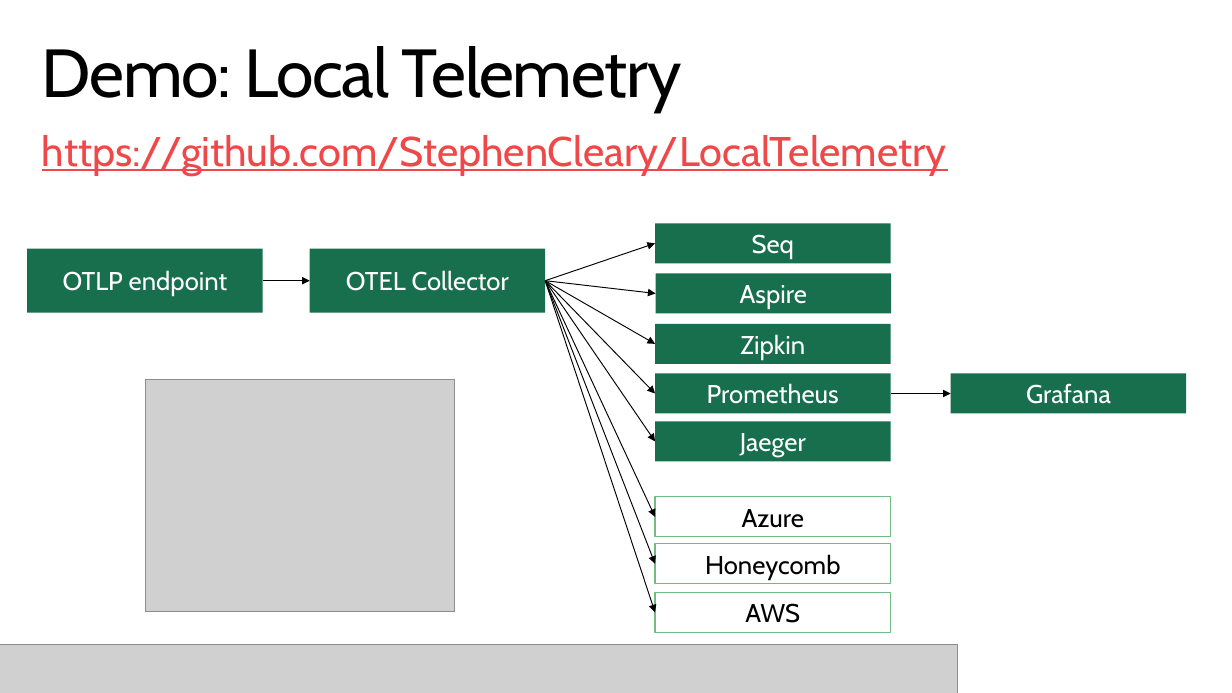
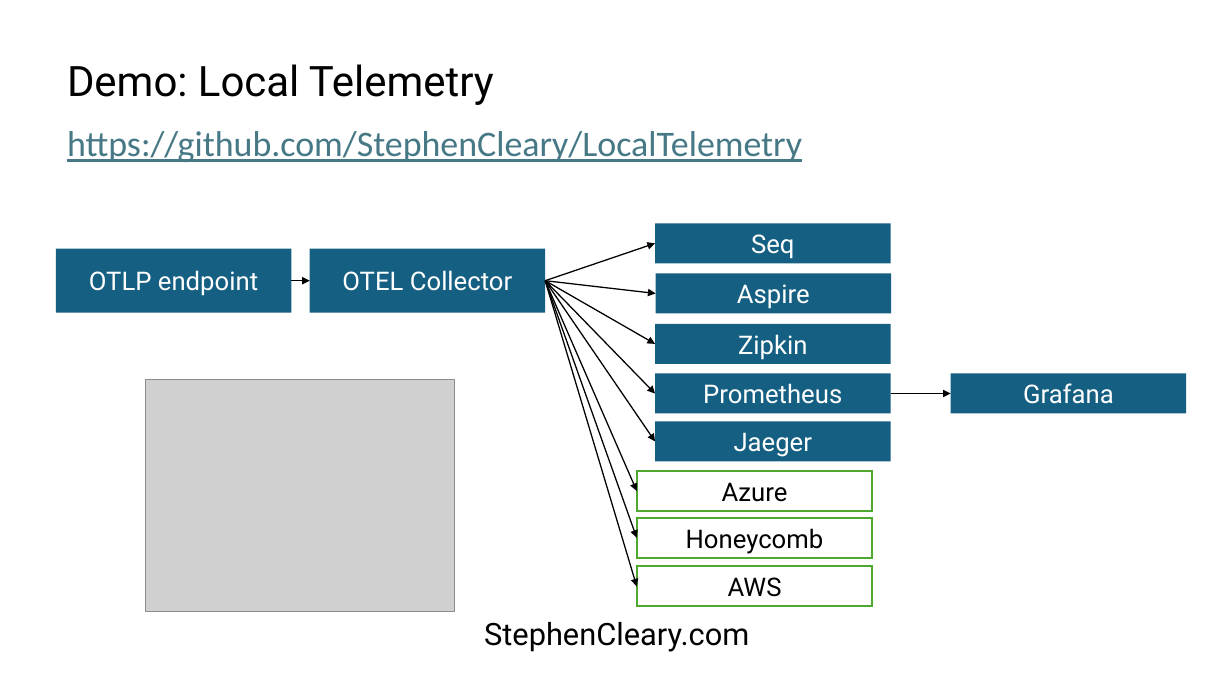
Before and after one commit to StephenCleary/Presentations, a slide deck: slide 9 of Telemetry/Logging Hero.pptx (slide 10 before the commit). Drawn at 1232x693 pixels with LibreOffice and Linux fonts; fonts in the diff are those of the drawing; grey boxes stand for pictures; background and template pictures are left out. Boxes give left, top, right and bottom in pixels: in the first picture for what was removed or moved away, otherwise in the second. Text is boxed around its words. In the diff, an @@ line names an element or a change of style, - is before the commit and + after.

```diff
--- a/Telemetry/Logging Hero.pptx
+++ b/Telemetry/Logging Hero.pptx
@@ title "Demo: Local Telemetry": place and size @@
-title "Demo: Local Telemetry" at box(42, 46, 681, 113)
+title "Demo: Local Telemetry" at box(67, 64, 494, 105)
@@ title "Demo: Local Telemetry" at box(67, 64, 494, 105): size 52.9 to 32.7 pt, font Cabin to Roboto, letter spacing -1 to 0 pt; vertical alignment top to middle @@
@@ text "https://github.com/StephenCleary/LocalTelemetry": place and size @@
-text "https://github.com/StephenCleary/LocalTelemetry" at box(42, 135, 947, 175)
+text "https://github.com/StephenCleary/LocalTelemetry" at box(67, 131, 802, 162)
@@ text "https://github.com/StephenCleary/LocalTelemetry" at box(67, 131, 802, 162): size 32.4 to 28 pt, font Cabin to Calibri, text colour #F04848 to #467886; more space between paragraphs @@
@@ font Cabin to Roboto; fill #176F4E to #156082 in 8 elements at box(310, 249, 545, 312), box(655, 224, 891, 263), box(656, 274, 892, 313), box(655, 324, 891, 364), box(655, 373, 891, 413), box(951, 373, 1187, 413), box(655, 421, 891, 461), box(55, 249, 291, 312) @@
@@ rectangle "OTLP endpoint": place and size @@
-rectangle "OTLP endpoint" at box(27, 249, 262, 312)
+rectangle "OTLP endpoint" at box(55, 249, 291, 312)
@@ arrow (545, 281) - (655, 243): stroke #000000 0.75 pt to #000000 1 pt @@
@@ arrow moved from (262, 281) - (310, 281) to (291, 281) - (310, 281) @@
@@ arrow (291, 281) - (310, 281): stroke #000000 0.75 pt to #000000 1 pt @@
@@ arrow (545, 281) - (656, 294): stroke #000000 0.75 pt to #000000 1 pt @@
@@ arrow (545, 281) - (655, 344): stroke #000000 0.75 pt to #000000 1 pt @@
@@ arrow (545, 281) - (655, 394): stroke #000000 0.75 pt to #000000 1 pt @@
@@ arrow (545, 281) - (655, 442): stroke #000000 0.75 pt to #000000 1 pt @@
@@ arrow moved from (545, 281) - (655, 613) to (545, 281) - (637, 587) @@
@@ arrow (545, 281) - (637, 587): stroke #000000 0.75 pt to #000000 1 pt @@
@@ arrow moved from (545, 281) - (655, 564) to (545, 281) - (637, 538) @@
@@ arrow (545, 281) - (637, 538): stroke #000000 0.75 pt to #000000 1 pt @@
@@ arrow moved from (545, 281) - (655, 517) to (545, 281) - (637, 491) @@
@@ arrow (545, 281) - (637, 491): stroke #000000 0.75 pt to #000000 1 pt @@
@@ arrow (891, 394) - (951, 394): stroke #000000 0.75 pt to #000000 1 pt @@
@@ 3 rectangles: place and size @@
-3 rectangles at box(655, 497, 891, 632)
+3 rectangles at box(637, 471, 872, 606)
@@ font Cabin to Roboto; outline #70BC82 0.85 pt to #4EA72E 1.5 pt in 3 elements at box(637, 518, 872, 558), box(637, 471, 872, 511), box(637, 567, 872, 606) @@
@@ text "StephenCleary.com": place and size @@
-text "StephenCleary.com" at box(488, 644, 743, 645)
+text "StephenCleary.com" at box(484, 622, 749, 652)
@@ text "StephenCleary.com" at box(484, 622, 749, 652): font Cabin to Roboto, text colour #FFFFFF to #000000 @@
@@ picture removed at box(0, 644, 958, 693) @@
```
Also in this commit, not shown: 33 other slides changed, 3 slides removed, 1 other file.
